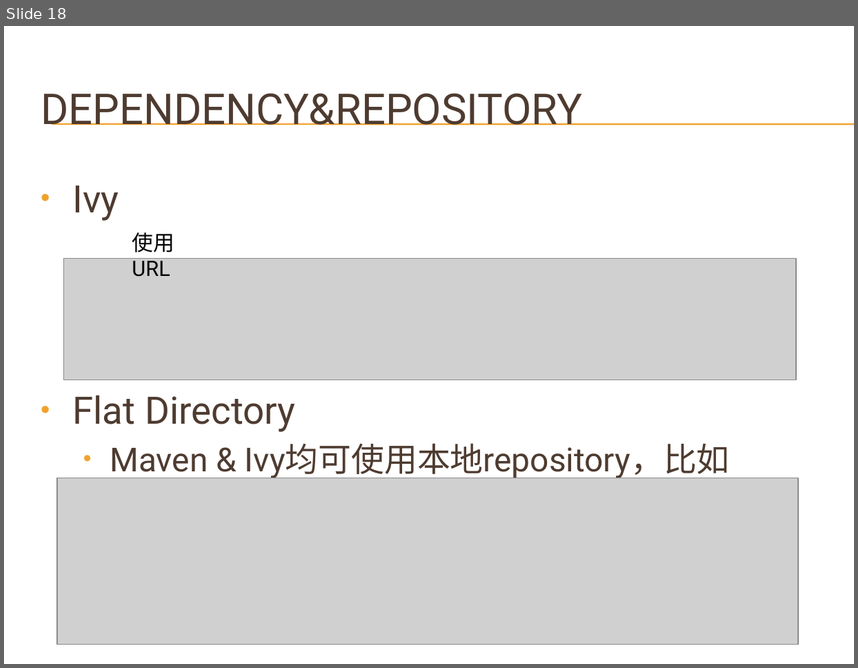
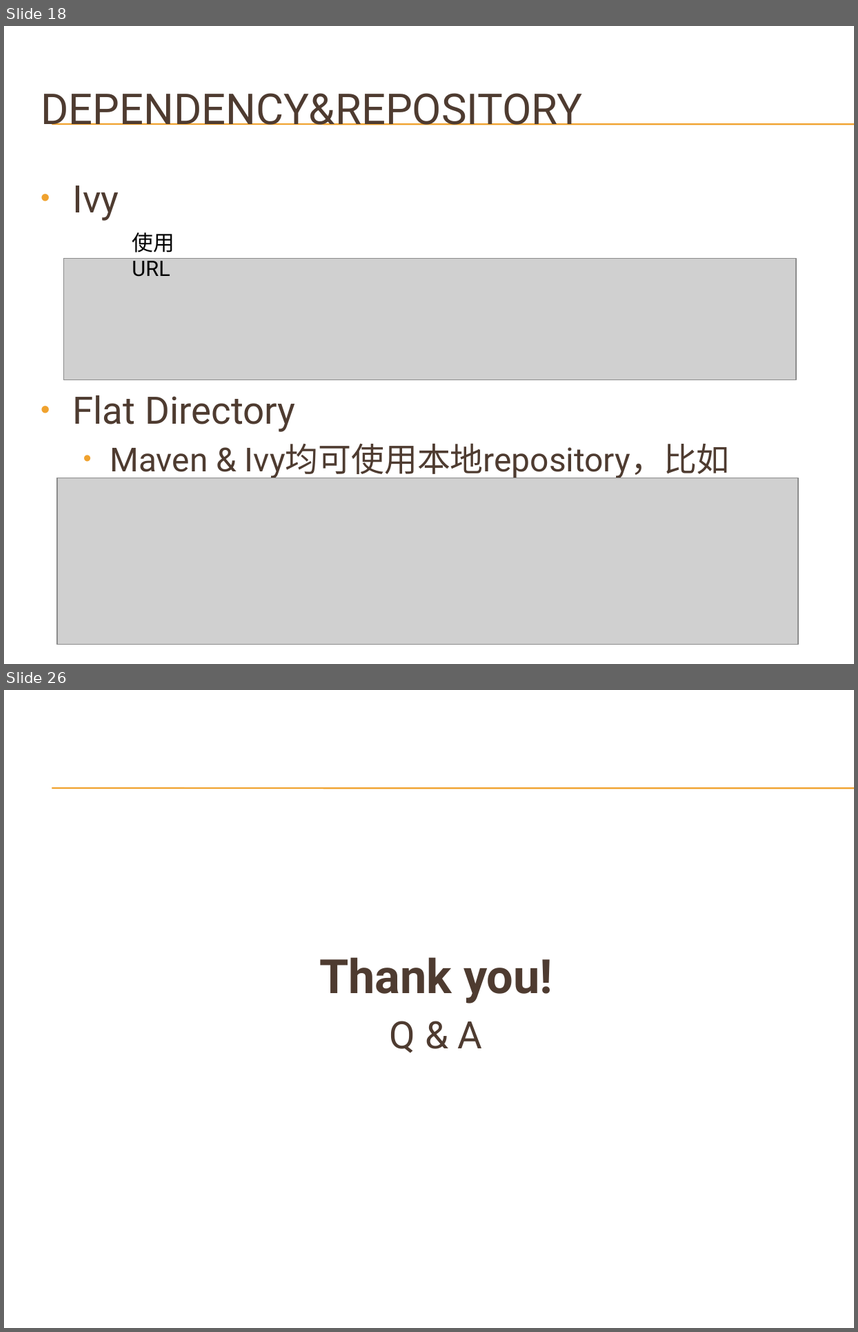
Before and after one commit to shushanfx/gradle, a slide deck: doc/gradle.pptx. Shown one above the other, each under a label of ours: slide 18 before the commit, slides 18 and 26 after it; the slides between them are not shown. The pictures are 858x668 and 858x1332 pixels, drawn with LibreOffice and Linux fonts; fonts in the diff are those of the drawing; grey boxes stand for pictures; background and template pictures are left out. Boxes give left, top, right and bottom in pixels: in the first picture for what was removed or moved away, otherwise in the second. Text is boxed around its words. In the diff, an @@ line names an element or a change of style, - is before the commit and + after.

```diff
--- a/doc/gradle.pptx
+++ b/doc/gradle.pptx
@@ slide 26 added at <box>4,690,854,1328</box>, background picture (left out); not listed: 2 template elements that a slide beside it also shows @@
@@ text added at <box>319,957,553,1053</box>, 40 pt, text #4E3B30, bold @@
+Thank you!
+Q & A
```
Also in this commit, not shown: 2 slides changed, 6 other slides added, 8 other files.
